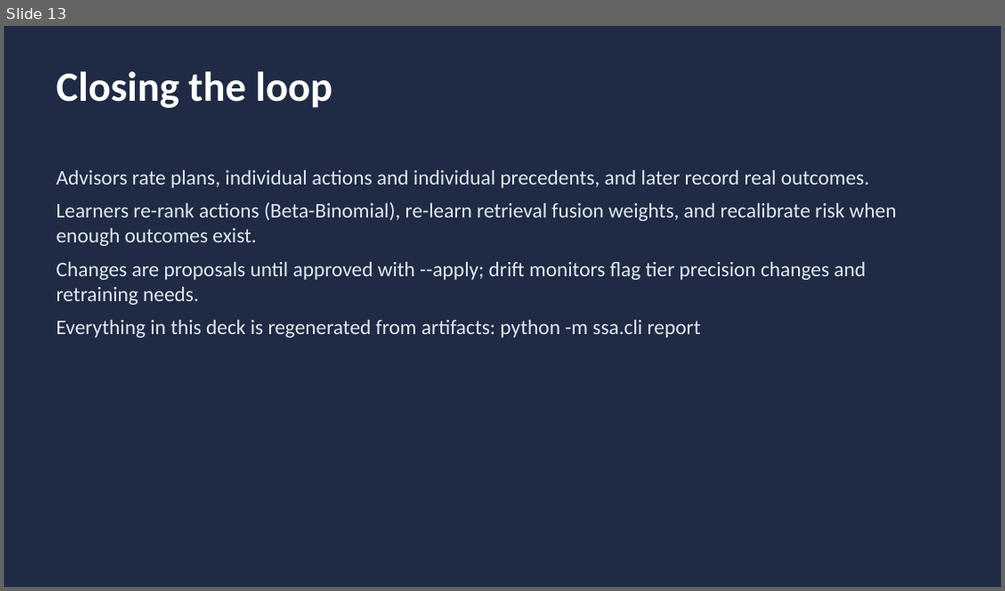
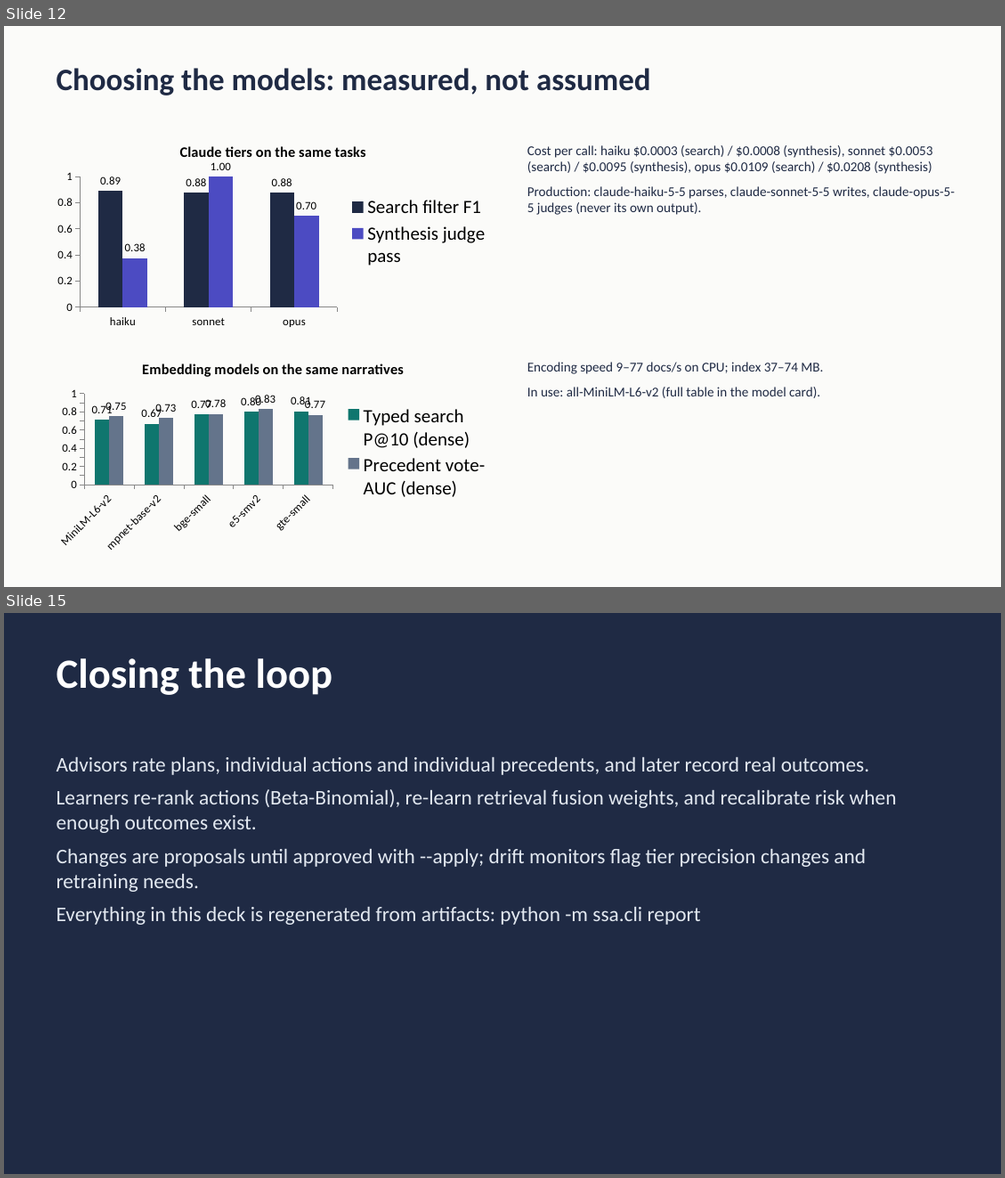
Before and after one commit to stealthynugget/student_success_assistant, a slide deck: docs/Student_Success_Assistant_10min.pptx. Shown one above the other, each under a label of ours: slide 13 before the commit, slides 12 and 15 after it; the slides between them are not shown. The pictures are 1005x591 and 1005x1178 pixels, drawn with LibreOffice and Linux fonts; fonts in the diff are those of the drawing. Boxes give left, top, right and bottom in pixels: in the first picture for what was removed or moved away, otherwise in the second. Text is boxed around its words. In the diff, an @@ line names an element or a change of style, - is before the commit and + after.

```diff
--- a/docs/Student_Success_Assistant_10min.pptx
+++ b/docs/Student_Success_Assistant_10min.pptx
@@ slide 12 added at box(4, 26, 1001, 587), background #FBFBF9 @@
@@ text added at box(57, 68, 651, 95), 30 pt, text #1F2A44, bold @@
+Choosing the models: measured, not assumed
@@ column chart added at box(48, 131, 498, 332) @@
+title "Claude tiers on the same tasks"
+categories: haiku, sonnet, opus
+Search filter F1: 0.89, 0.88, 0.88
+Synthesis judge pass: 0.38, 1, 0.7
@@ text added at box(527, 145, 955, 215), 13 pt, text #1F2A44 @@
+Cost per call: haiku $0.0003 (search) / $0.0008 (synthesis), sonnet $0.0053 (search) / $0.0095 (synthesis), opus $0.0109 (search) / $0.0208 (synthesis)
+Production: claude-haiku-5-5 parses, claude-sonnet-5-5 writes, claude-opus-5-5 judges (never its own output).
@@ column chart added at box(48, 347, 498, 557) @@
+title "Embedding models on the same narratives"
+categories: MiniLM-L6-v2, mpnet-base-v2, bge-small, e5-smv2, gte-small
+Typed search P@10 (dense): 0.71, 0.67, 0.77, 0.8, 0.81
+Precedent vote-AUC (dense): 0.75, 0.73, 0.78, 0.83, 0.77
@@ text added at box(527, 362, 823, 398), 13 pt, text #1F2A44 @@
+Encoding speed 9–77 docs/s on CPU; index 37–74 MB.
+In use: all-MiniLM-L6-v2 (full table in the model card).
@@ what was slide 13 is now slide 15 @@
```
Also in this commit, not shown: 4 slides changed, 1 other slide added, 32 other files.
